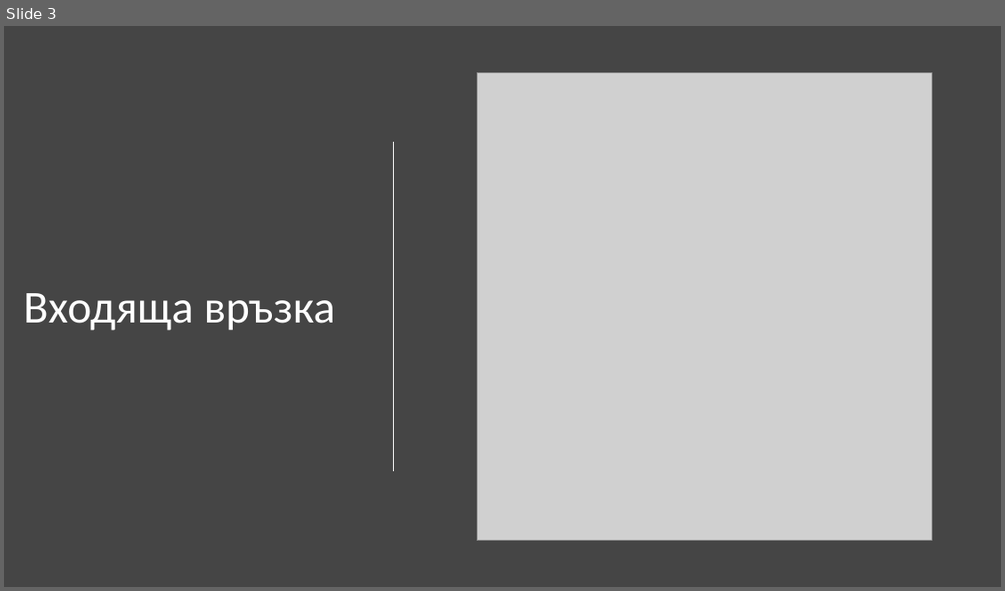
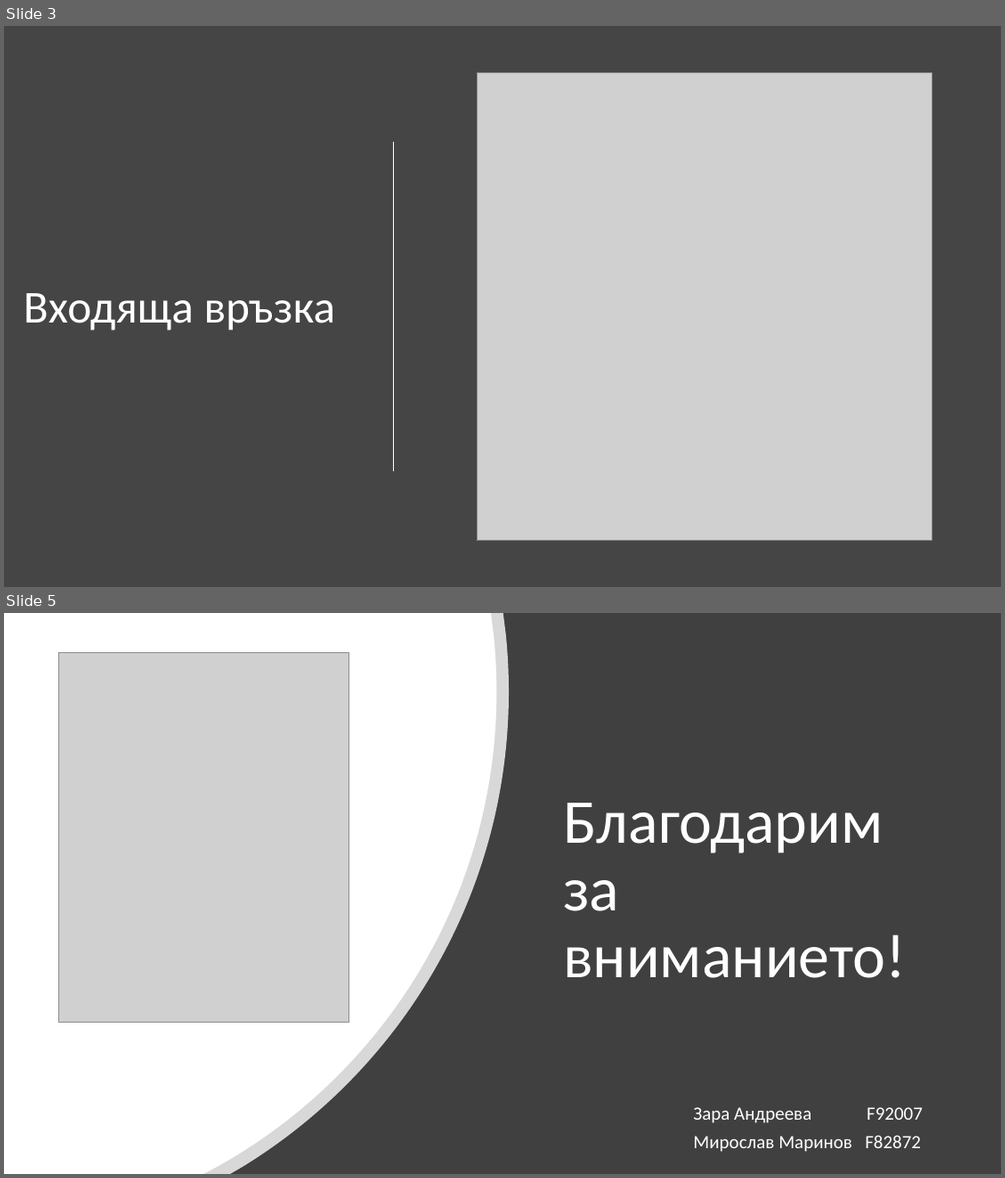
Before and after one commit to UndestRoyable/logistico-SEO, a slide deck: Presentation-Logistico.pptx. Shown one above the other, each under a label of ours: slide 3 before the commit, slides 3 and 5 after it; the slides between them are not shown. The pictures are 1005x591 and 1005x1178 pixels, drawn with LibreOffice and Linux fonts; fonts in the diff are those of the drawing; grey boxes stand for pictures. Boxes give left, top, right and bottom in pixels: in the first picture for what was removed or moved away, otherwise in the second. Text is boxed around its words. In the diff, an @@ line names an element or a change of style, - is before the commit and + after.

```diff
--- a/Presentation-Logistico.pptx
+++ b/Presentation-Logistico.pptx
@@ slide 5 added at <box>4,613,1001,1174</box>, background #FFFFFF @@
@@ rectangle added at <box>4,613,1001,1174</box>, fill #404040 @@
@@ freeform shape added at <box>4,613,509,1174</box>, fill #FFFFFF at 80% opacity @@
@@ freeform shape added at <box>4,613,497,1174</box>, fill #FFFFFF @@
@@ picture added at <box>58,653,348,1022</box> @@
@@ title added at <box>563,803,906,978</box>, 60 pt, text #FFFFFF @@
+Благодарим за вниманието!
@@ text added at <box>693,1107,922,1151</box>, 18 pt, text #FFFFFF @@
+Зара Андреева F92007
+Мирослав Маринов F82872
```
Also in this commit, not shown: 1 other slide added.
